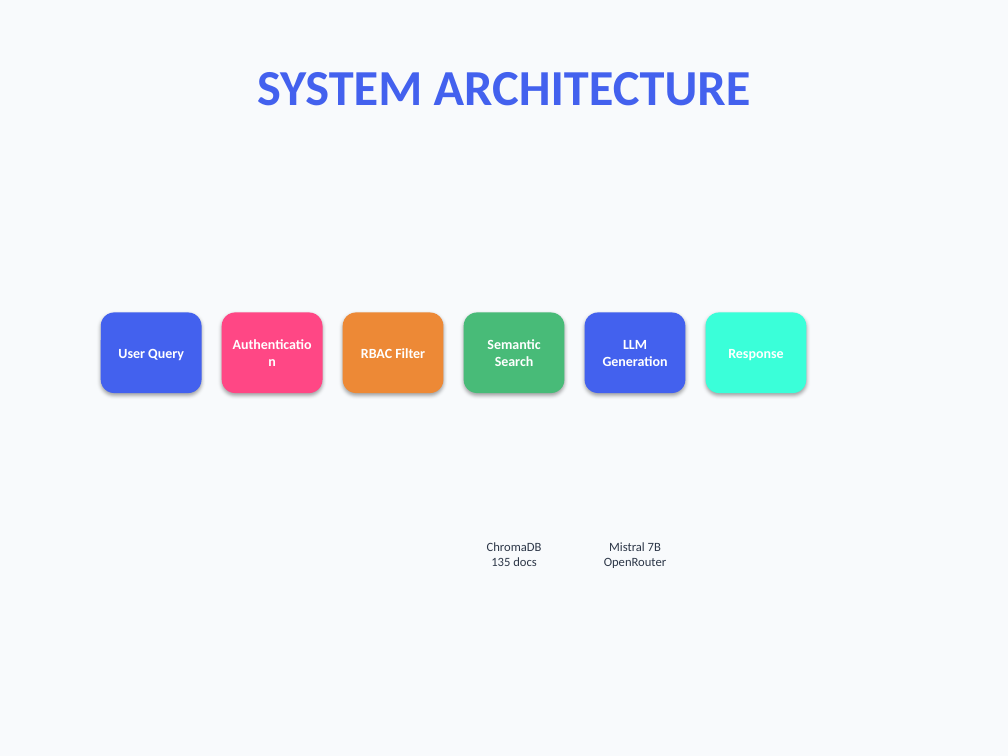
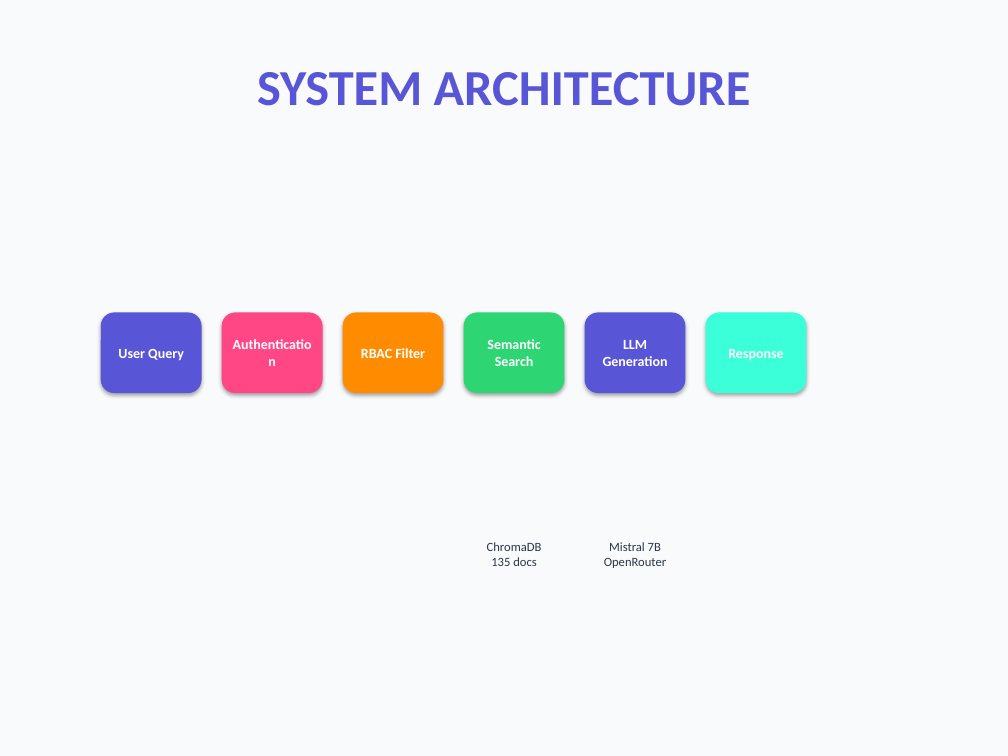
Before and after one commit to PriyanshuKr-2027/Company-Internal-Chatbot-with-Role-Based-Access-Control-RBAC-GROUP1, a slide deck: slide 4 of Role_Based_Chatbot_Presentation.pptx. Drawn at 1008x756 pixels with LibreOffice and Linux fonts; fonts in the diff are those of the drawing. Boxes give left, top, right and bottom in pixels: in the first picture for what was removed or moved away, otherwise in the second. Text is boxed around its words. In the diff, an @@ line names an element or a change of style, - is before the commit and + after.

Commit message:
Enhance presentation: 15 slides matching Canva Tech Vibrant Trendy theme

```diff
--- a/Role_Based_Chatbot_Presentation.pptx
+++ b/Role_Based_Chatbot_Presentation.pptx
@@ text "SYSTEM ARCHITECTURE" at (x1=257, y1=72, x2=751, y2=106): text colour #4361EE to #5856D6 @@
@@ rounded rectangle at (x1=101, y1=312, x2=202, y2=393): fill #4361EE to #5856D6 @@
@@ rounded rectangle at (x1=343, y1=312, x2=444, y2=393): fill #ED8936 to #FF8C00 @@
@@ rounded rectangle at (x1=464, y1=312, x2=564, y2=393): fill #48BB78 to #2ED573 @@
@@ rounded rectangle at (x1=585, y1=312, x2=685, y2=393): fill #4361EE to #5856D6 @@
```
Also in this commit, not shown: 8 other slides changed, 6 slides added, 3 other files.
